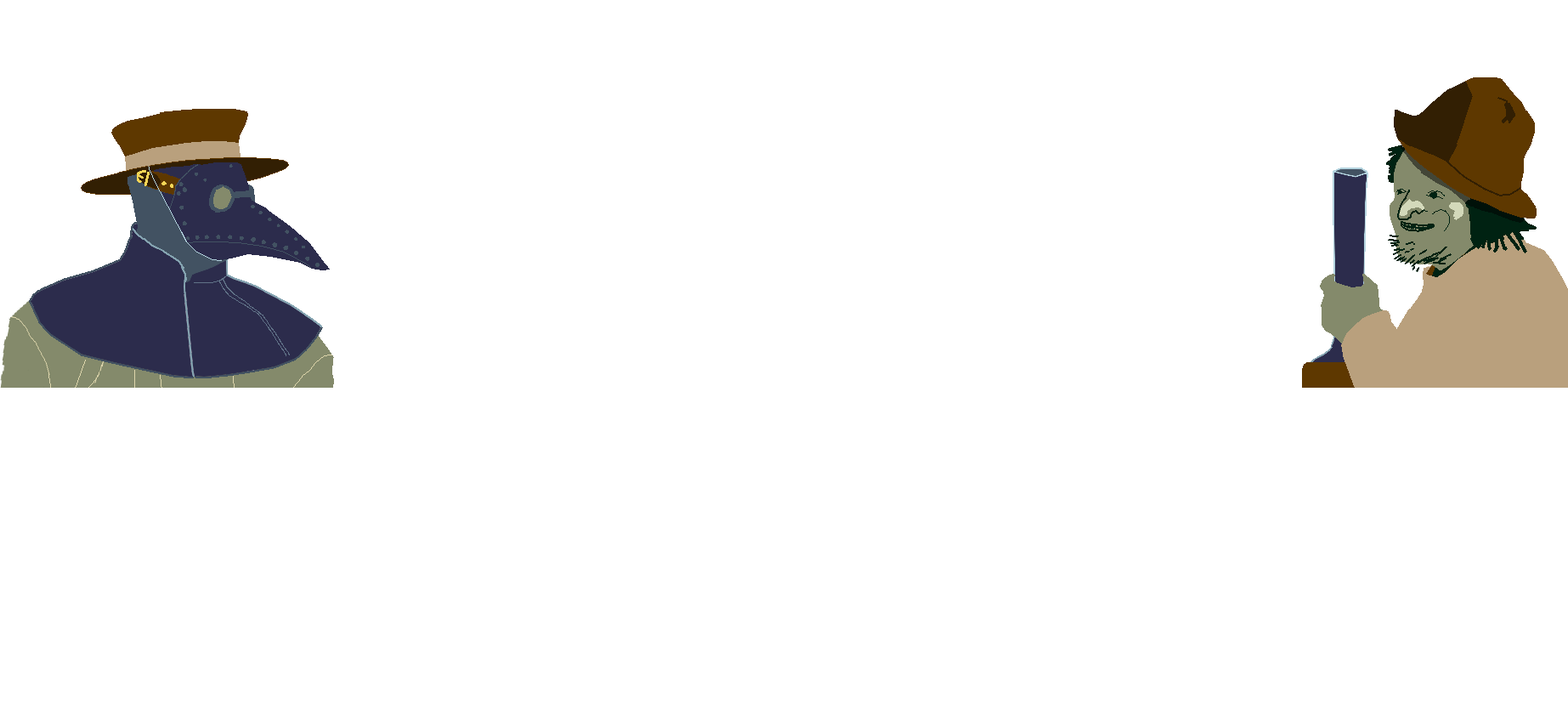
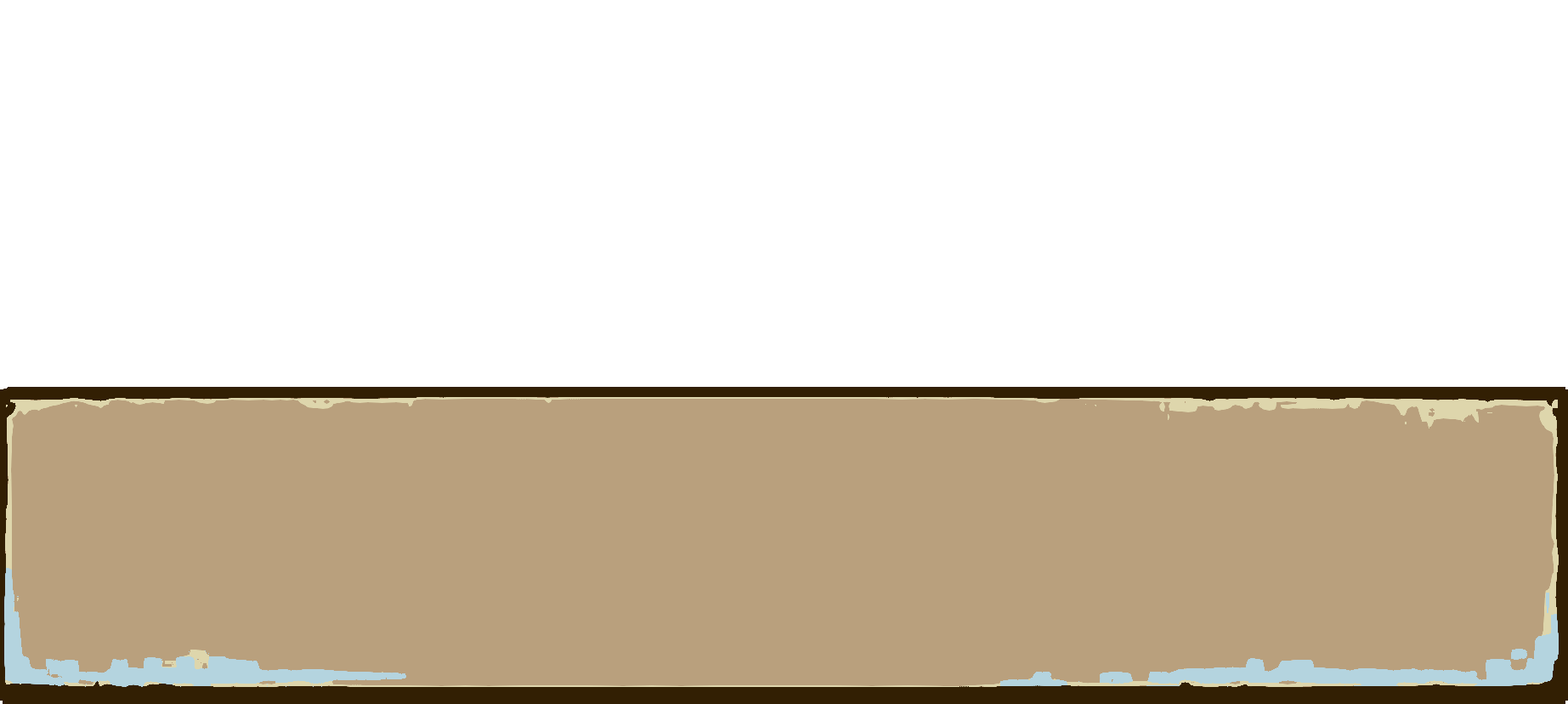
Layered file, before and after one edit (1568px x 704px). Changes by layer:
hid "Paint Layer 2", painted on it over [0, 326, 1568, 704]
added layer "87491.png" (2nd of 2) above "port_0.png" over [0, 374, 1568, 704]
hid "port_0.png", painted on it over [0, 77, 1568, 561]
